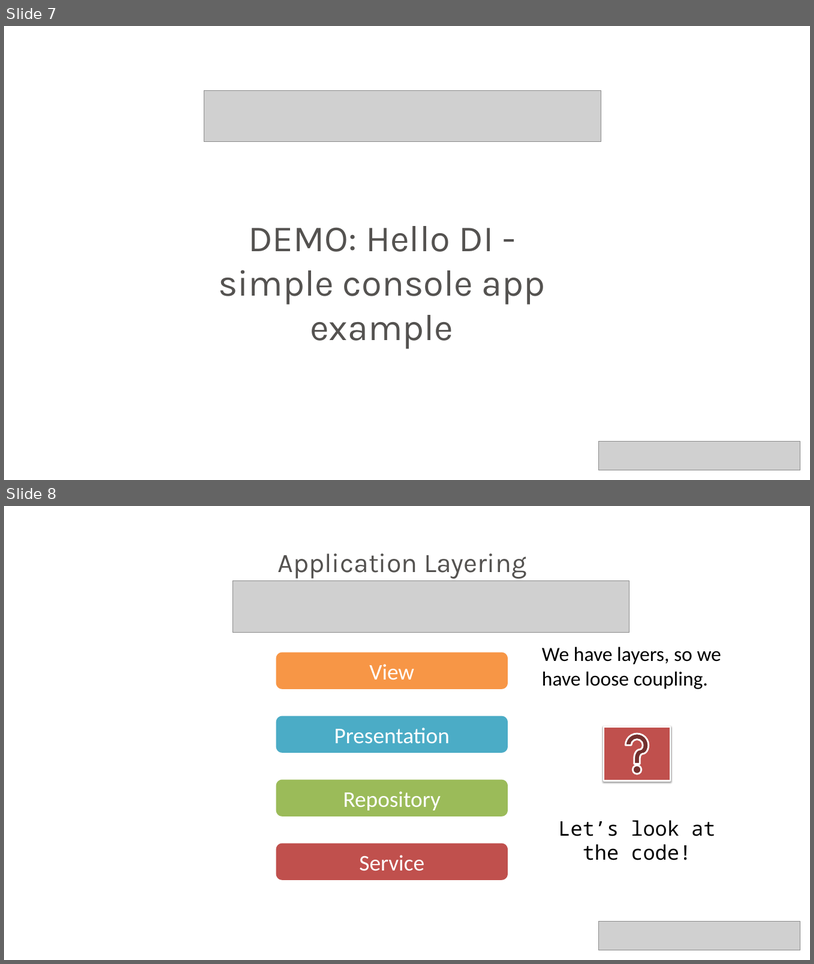
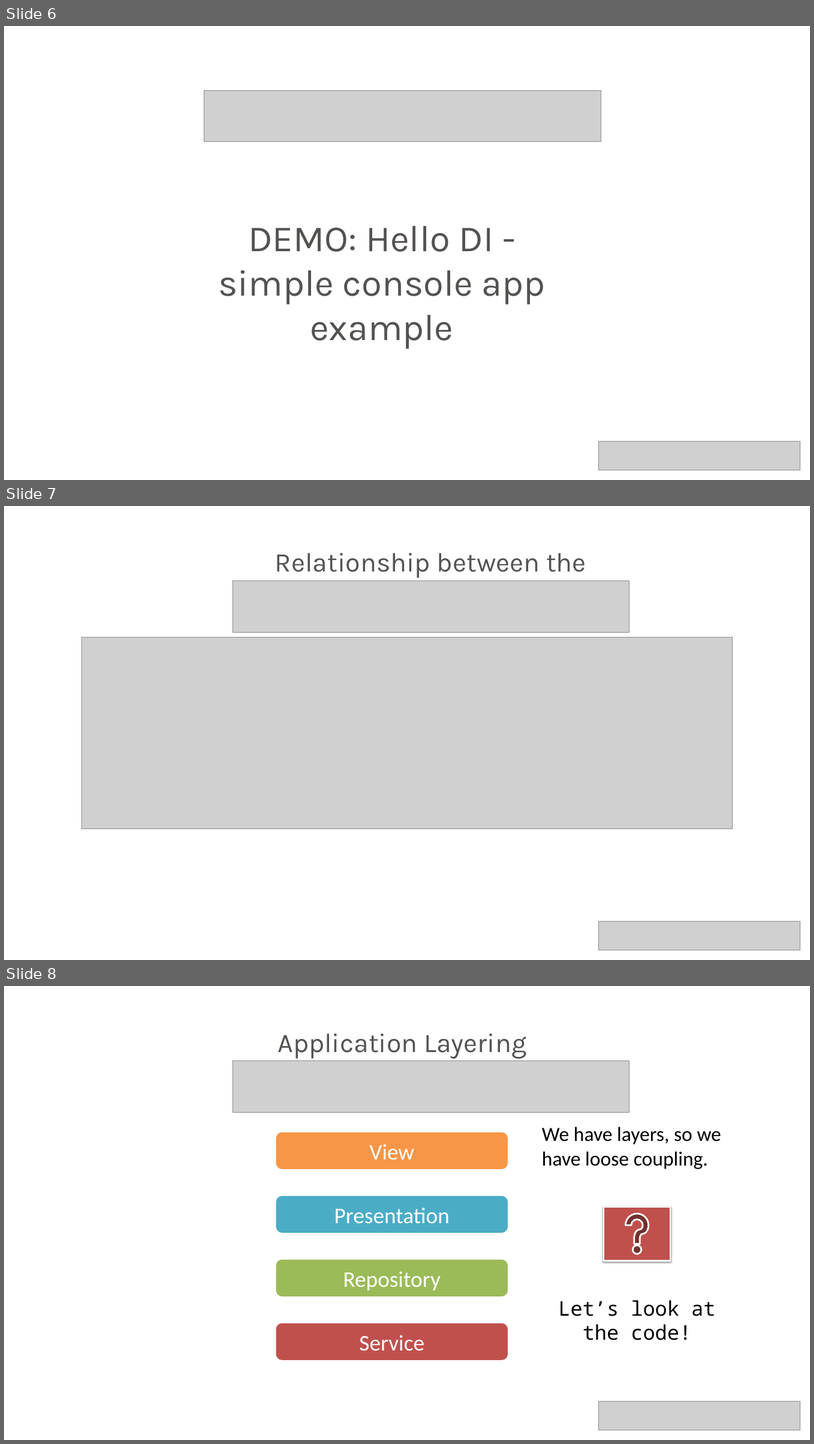
Before and after one commit to neman/DI-Course, a slide deck: DI Course.pptx. Shown one above the other, each under a label of ours: slides 7 and 8 before the commit, slides 6, 7 and 8 after it. The pictures are 814x964 and 814x1444 pixels, drawn with LibreOffice and Linux fonts; fonts in the diff are those of the drawing; grey boxes stand for pictures; background and template pictures are left out. Boxes give left, top, right and bottom in pixels: in the first picture for what was removed or moved away, otherwise in the second. Text is boxed around its words. In the diff, an @@ line names an element or a change of style, - is before the commit and + after.

Commit message:
Relationship between the collaborators slide

```diff
--- a/DI Course.pptx
+++ b/DI Course.pptx
@@ slide 7 added at bbox=[4, 506, 810, 960], background picture (left out) @@
@@ text added at bbox=[275, 553, 587, 581], 48 pt, text #545250 @@
+Relationship between the collaborators
@@ picture added at bbox=[233, 581, 630, 633] @@
@@ picture added at bbox=[81, 637, 733, 829] @@
@@ picture added at bbox=[599, 921, 800, 949] @@
@@ what was slide 7 is now slide 6 @@
```
Also in this commit, not shown: 1 slide removed.
